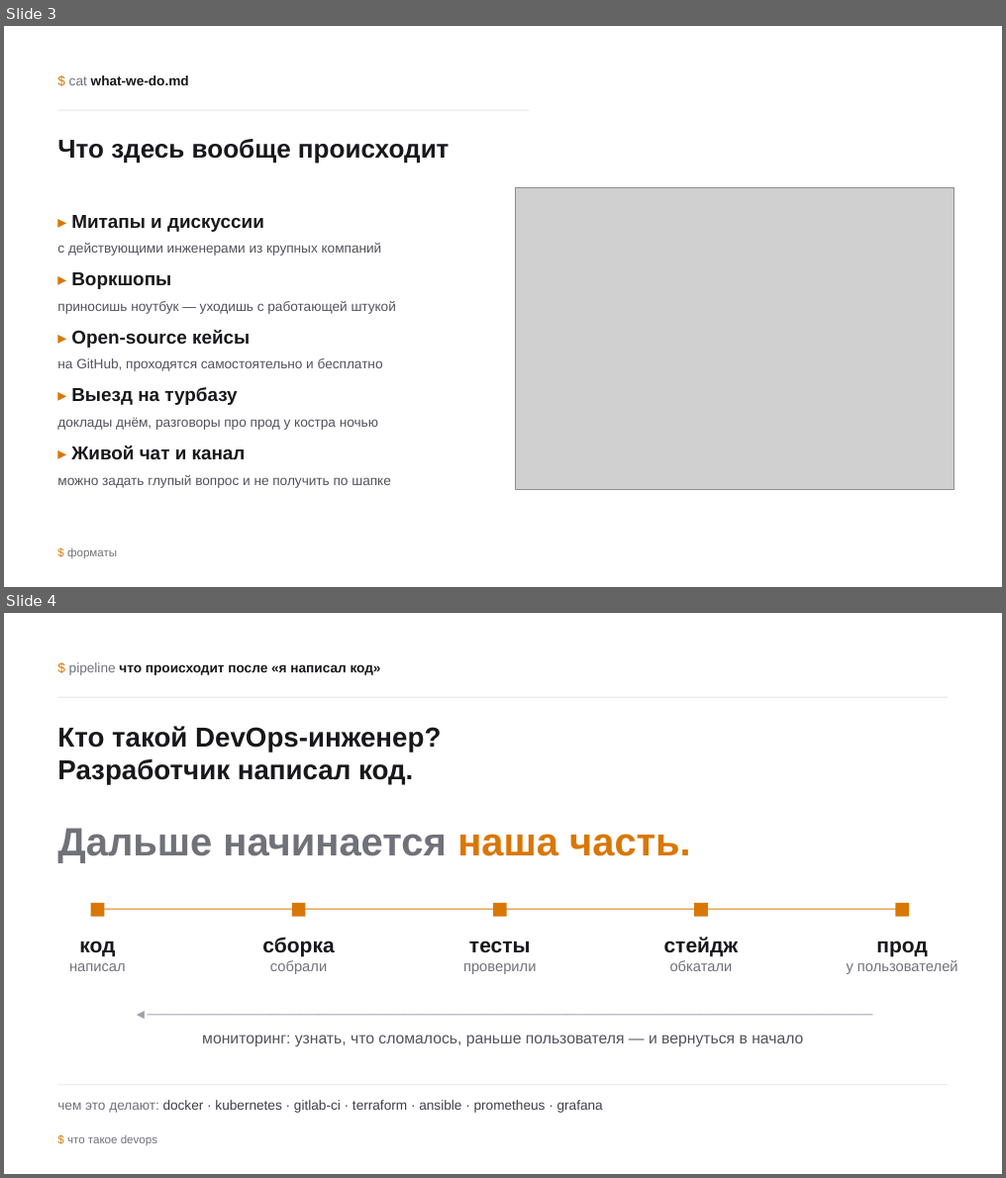
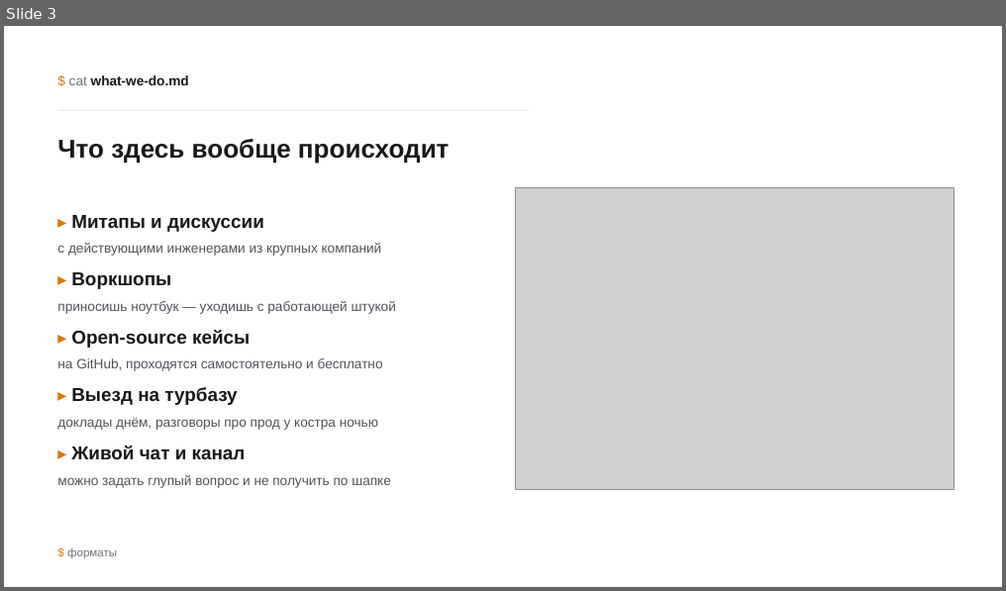
Before and after one commit to inview-club/docker-workshop, a slide deck: Клуб_DevOps_Docker_Harbor.pptx. Shown one above the other, each under a label of ours: slides 3 and 4 before the commit, slide 3 after it. The pictures are 1006x1178 and 1006x591 pixels, drawn with LibreOffice and Linux fonts; fonts in the diff are those of the drawing; grey boxes stand for pictures; background and template pictures are left out. Boxes give left, top, right and bottom in pixels: in the first picture for what was removed or moved away, otherwise in the second. Text is boxed around its words. In the diff, an @@ line names an element or a change of style, - is before the commit and + after.

```diff
--- a/Клуб_DevOps_Docker_Harbor.pptx
+++ b/Клуб_DevOps_Docker_Harbor.pptx
@@ slide 4 removed at bbox=[4, 613, 1002, 1174], background #FFFFFF @@
@@ text removed at bbox=[69, 663, 381, 675] @@
-$ pipeline что происходит после «я написал код»
@@ rectangle removed at bbox=[57, 697, 948, 697] @@
@@ text removed at bbox=[57, 726, 441, 784] @@
-Кто такой DevOps-инженер?
-Разработчик написал код.
@@ text removed at bbox=[57, 828, 691, 863] @@
-Дальше начинается наша часть.
@@ rectangle removed at bbox=[91, 903, 104, 917] @@
@@ rectangle removed at bbox=[98, 909, 902, 909] @@
@@ rectangle removed at bbox=[292, 903, 306, 917] @@
@@ rectangle removed at bbox=[494, 903, 507, 917] @@
@@ rectangle removed at bbox=[694, 903, 708, 917] @@
@@ rectangle removed at bbox=[896, 903, 909, 917] @@
@@ text removed at bbox=[262, 937, 334, 974] @@
-сборка
-собрали
@@ text removed at bbox=[664, 937, 739, 971] @@
-стейдж
-обкатали
@@ text removed at bbox=[69, 941, 126, 971] @@
-код
-написал
@@ text removed at bbox=[463, 941, 536, 974] @@
-тесты
-проверили
@@ text removed at bbox=[846, 941, 958, 974] @@
-прод
-у пользователей
@@ text removed at bbox=[57, 1006, 948, 1036] @@
-◄────────────────────────────────────────────────────────────────────────────
@@ text removed at bbox=[202, 1035, 803, 1048] @@
-мониторинг: узнать, что сломалось, раньше пользователя — и вернуться в начало
@@ rectangle removed at bbox=[57, 1084, 948, 1085] @@
@@ text removed at bbox=[57, 1100, 603, 1113] @@
-чем это делают: docker · kubernetes · gitlab-ci · terraform · ansible · prometheus · grafana
@@ text removed at bbox=[67, 1136, 157, 1146] @@
-$ что такое devops
```
Also in this commit, not shown: 18 slides changed, 5 slides added, 4 other slides removed, 6 other files.
